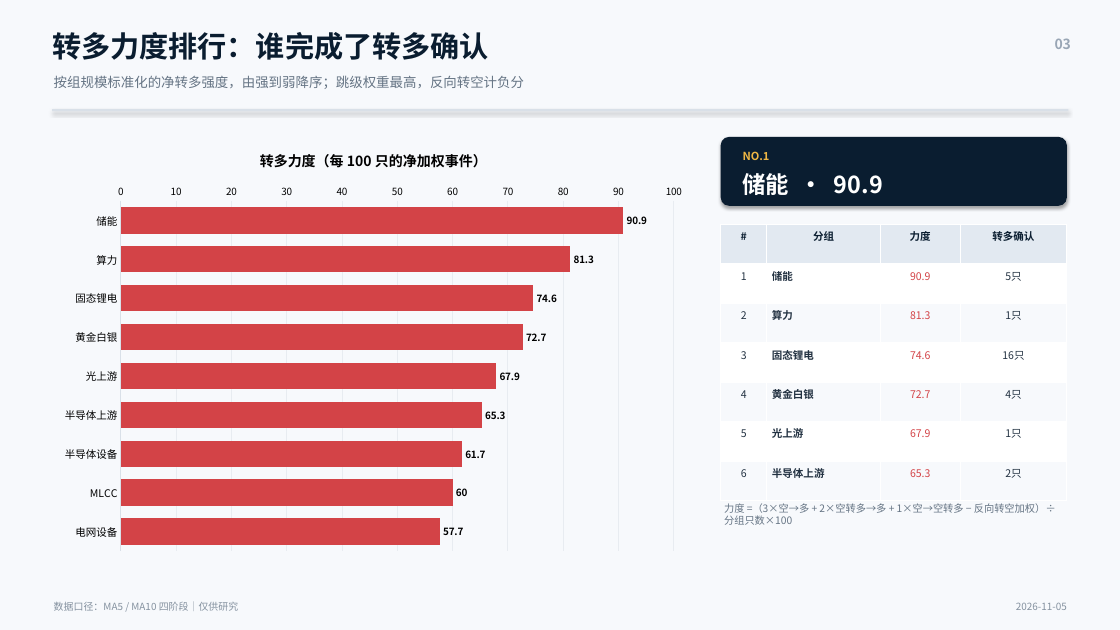
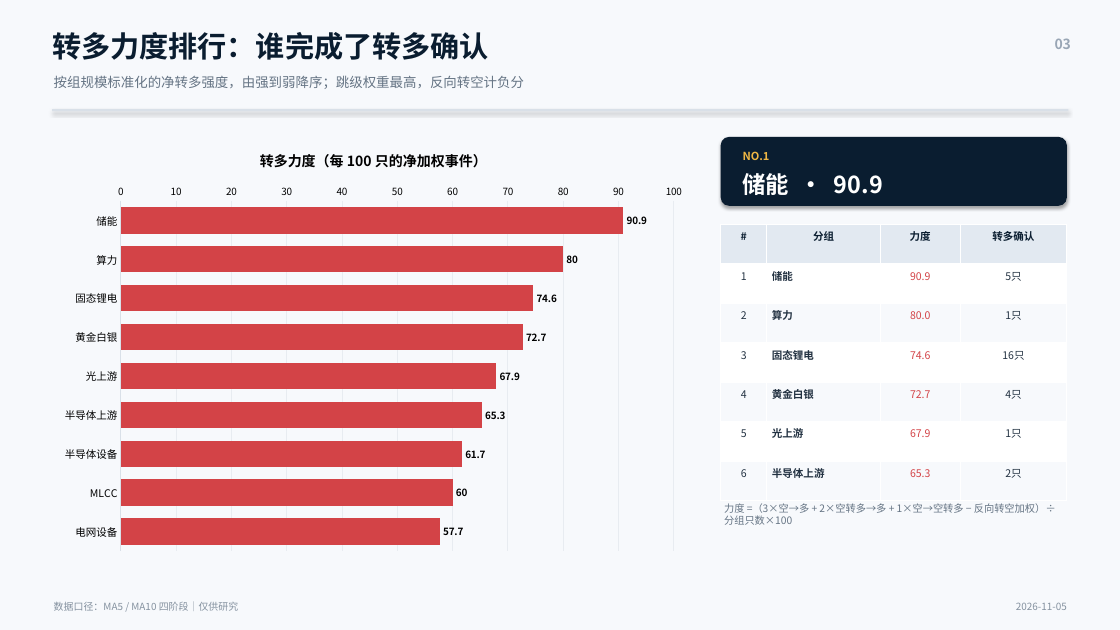
Before and after one commit to nancybhc/a-share-blast-lab, a slide deck: slide 3 of assets/多空阶段简报_2026-11-05.pptx. Drawn at 1120x630 pixels with LibreOffice and Linux fonts; fonts in the diff are those of the drawing. Boxes give left, top, right and bottom in pixels: in the first picture for what was removed or moved away, otherwise in the second. Text is boxed around its words. In the diff, an @@ line names an element or a change of style, - is before the commit and + after.

```diff
--- a/assets/多空阶段简报_2026-11-05.pptx
+++ b/assets/多空阶段简报_2026-11-05.pptx
@@ bar chart at <box>52,133,695,560</box> @@
@@ Series 1, 算力: 81.3 to 80 @@
@@ table at <box>721,224,1067,501</box> @@
-row 3, column 3: 81.3
+row 3, column 3: 80.0
```
Also in this commit, not shown: 2 other slides changed, 13 other files.
